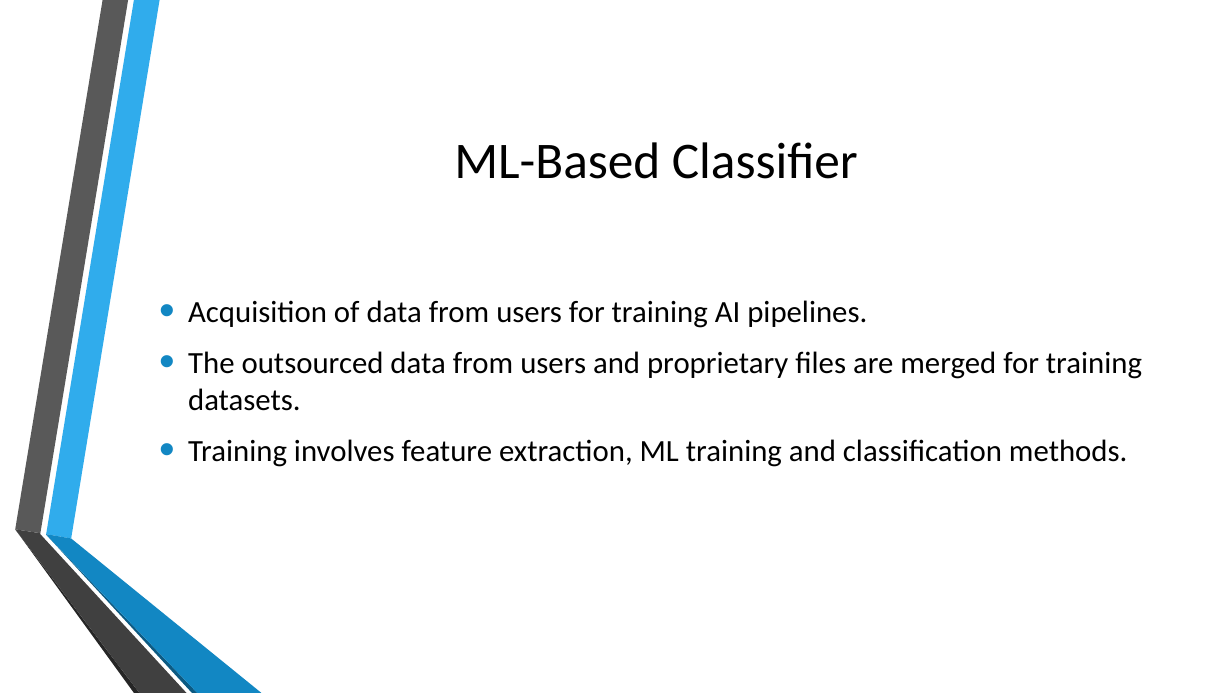
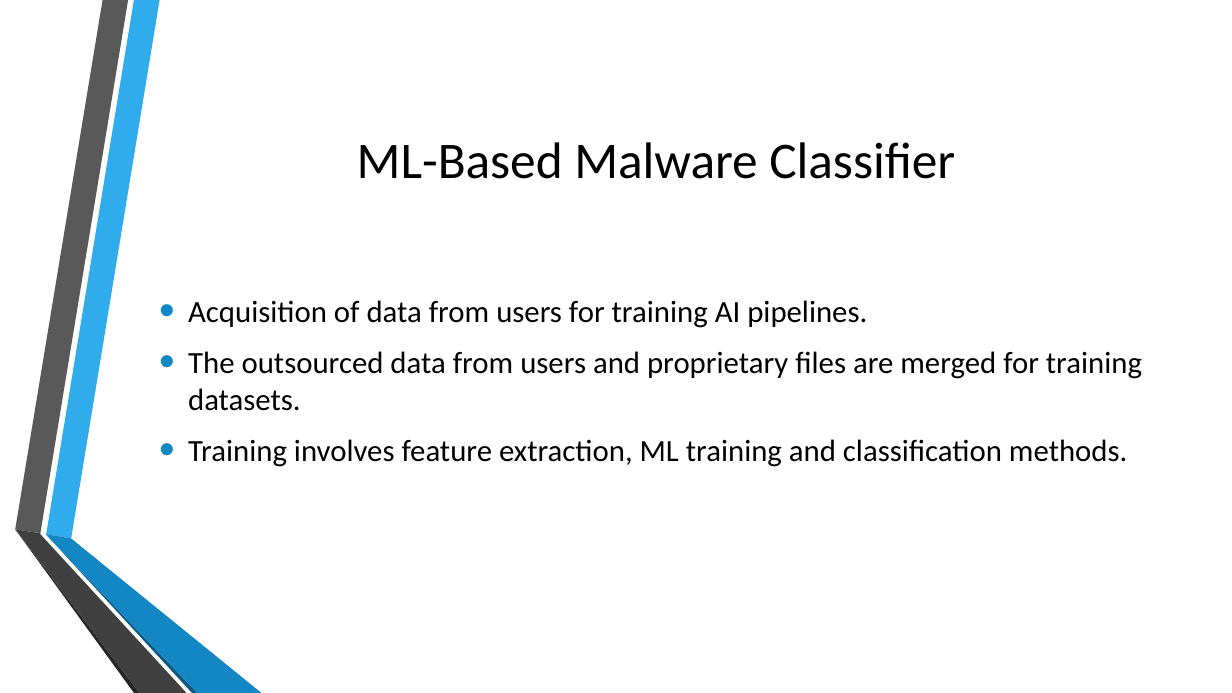
Before and after one commit to Jigyass/SHAP_Project, a slide deck: slide 5 of Presentation/Explaination-Guided_Backdoor_Poisoning_Attacks_Against_Malware_Classisfiers.pptx. Drawn at 1232x693 pixels with LibreOffice and Linux fonts; fonts in the diff are those of the drawing; background and template pictures are left out. Boxes give left, top, right and bottom in pixels: in the first picture for what was removed or moved away, otherwise in the second. Text is boxed around its words. In the diff, an @@ line names an element or a change of style, - is before the commit and + after.

```diff
--- a/Presentation/Explaination-Guided_Backdoor_Poisoning_Attacks_Against_Malware_Classisfiers.pptx
+++ b/Presentation/Explaination-Guided_Backdoor_Poisoning_Attacks_Against_Malware_Classisfiers.pptx
@@ title at bbox=[357, 142, 955, 179]: text changed @@
-ML-Based Classifier
+ML-Based Malware Classifier
```
Also in this commit, not shown: 1 other file.
